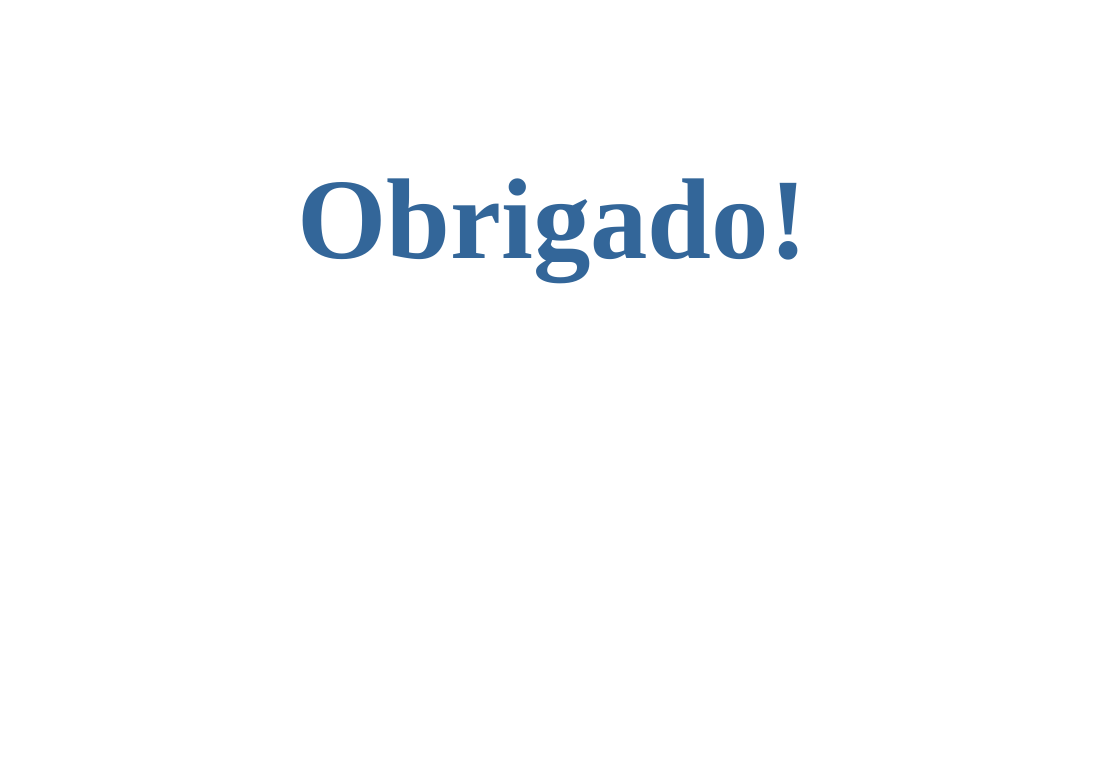
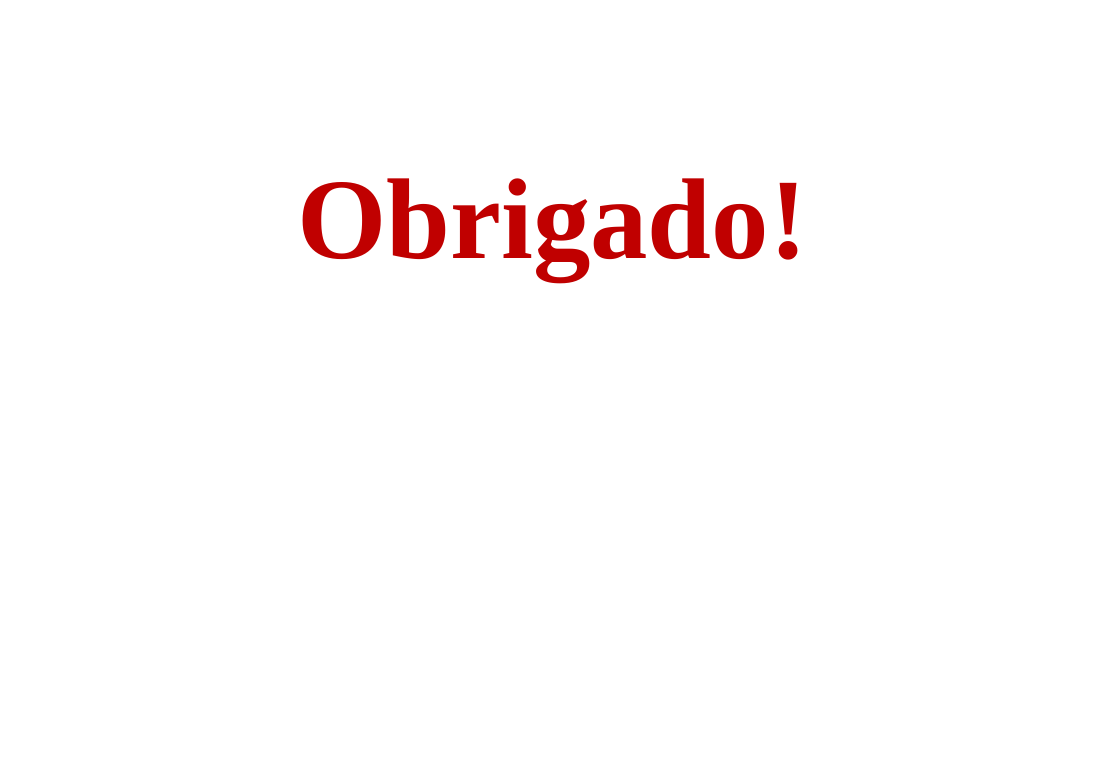
Before and after one commit to saintalex93/tcmpizzaria, a slide deck: slide 12 of PTCC/PTCC/Apresentação/Pizzaria.ppt (slide 15 before the commit). Drawn at 1120x775 pixels with LibreOffice and Linux fonts; fonts in the diff are those of the drawing; background and template pictures are left out. Boxes give left, top, right and bottom in pixels: in the first picture for what was removed or moved away, otherwise in the second. Text is boxed around its words. In the diff, an @@ line names an element or a change of style, - is before the commit and + after.

```diff
--- a/PTCC/PTCC/Apresentação/Pizzaria.ppt
+++ b/PTCC/PTCC/Apresentação/Pizzaria.ppt
@@ text "Obrigado!" at bbox=[297, 178, 807, 279]: text colour #336699 to #C00000 @@
```
Also in this commit, not shown: 11 other slides changed, 3 slides removed.
